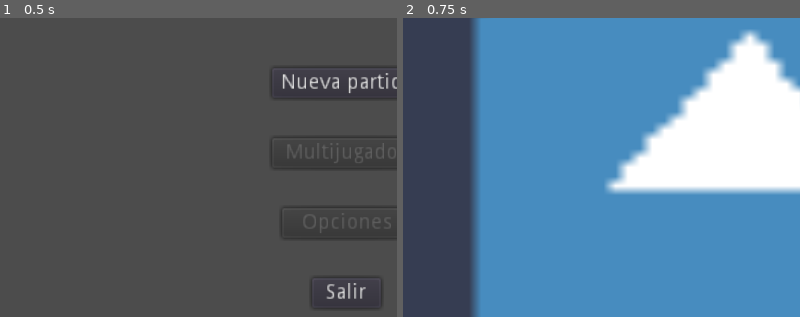
Above: before the commit, frames 1-2 (left to right).
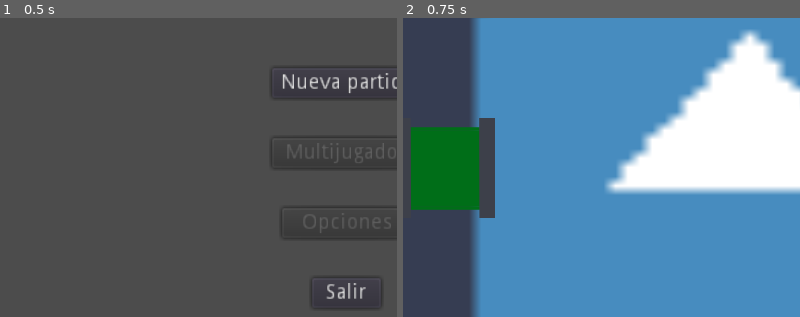
Above: after the commit, the same moments.

Repository: SergioJimenezM/proyectoTanks
Game: Godot game, scene res://escenas/MenuPrincipal.tscn
Two runs of this game, one before a commit and one after it. Both use one fixed random seed, a clock stepped at 60 frames per second and the inputs below. The engine's default icon, where the game draws it, is replaced by a stand-in: a white triangle on a blue panel in a dark square.
Inputs:
- Up to frame 1 (0.5 s): no input
- Up to frame 2 (0.75 s): click "Nueva partida" at 0.5 s
The pictures show only the part of the screen within x 7-57%, y 25-75%; the shares and areas given below are measured in that part.

Frame 1 is identical in both runs. In frame 2, 6.1% of the frame differs, in the area x 2-24%, y 33-67%.

Commit message:
balas funcionales, ya comunican el impacto, npc en escenario con posibilidad de recibir daño, ese daño no tiene comportamiento

Diff:
--- a/proyectoTanks/escenas/Mapa.tscn
+++ b/proyectoTanks/escenas/Mapa.tscn
@@ -4,10 +4,10 @@
 [ext_resource path="res://icon.png" type="Texture" id=2]
 
 [sub_resource type="RectangleShape2D" id=1]
-extents = Vector2( 380, 10 )
+extents = Vector2( 370, 10 )
 
 [sub_resource type="RectangleShape2D" id=2]
-extents = Vector2( 380, 10 )
+extents = Vector2( 370, 10 )
 
 [sub_resource type="RectangleShape2D" id=3]
 extents = Vector2( 10, 300 )
@@ -33,7 +33,7 @@
 }
 
 [node name="colisionSuperior" type="CollisionShape2D" parent="."]
-position = Vector2( 390, 8 )
+position = Vector2( 400, 8 )
 shape = SubResource( 1 )
 __meta__ = {
 "_edit_lock_": true
@@ -61,7 +61,7 @@
 }
 
 [node name="puntoDeSpawn2" type="Position2D" parent="."]
-position = Vector2( 80, 300 )
+position = Vector2( 100, 300 )
 __meta__ = {
 "_edit_lock_": true
 }
--- a/proyectoTanks/escenas/kbNPCprovicional.tscn
+++ b/proyectoTanks/escenas/kbNPCprovicional.tscn
@@ -2,7 +2,6 @@
 
 [ext_resource path="res://scripts/kbNPCprovicional.gd" type="Script" id=1]
 [ext_resource path="res://sprites/tankeEstructuraVerde.png" type="Texture" id=2]
-
 
 [sub_resource type="RectangleShape2D" id=1]
 extents = Vector2( 68.804, 82.5844 )
--- a/proyectoTanks/project.godot
+++ b/proyectoTanks/project.godot
@@ -45,6 +45,34 @@
 "events": [ Object(InputEventJoypadButton,"resource_local_to_scene":false,"resource_name":"","device":0,"button_index":1,"pressure":0.0,"pressed":false,"script":null)
  ]
 }
+ui_left={
+"deadzone": 0.5,
+"events": [ Object(InputEventKey,"resource_local_to_scene":false,"resource_name":"","device":0,"alt":false,"shift":false,"control":false,"meta":false,"command":false,"pressed":false,"scancode":16777231,"unicode":0,"echo":false,"script":null)
+, Object(InputEventJoypadButton,"resource_local_to_scene":false,"resource_name":"","device":0,"button_index":14,"pressure":0.0,"pressed":false,"script":null)
+, Object(InputEventKey,"resource_local_to_scene":false,"resource_name":"","device":0,"alt":false,"shift":false,"control":false,"meta":false,"command":false,"pressed":false,"scancode":65,"unicode":0,"echo":false,"script":null)
+ ]
+}
+ui_right={
+"deadzone": 0.5,
+"events": [ Object(InputEventKey,"resource_local_to_scene":false,"resource_name":"","device":0,"alt":false,"shift":false,"control":false,"meta":false,"command":false,"pressed":false,"scancode":16777233,"unicode":0,"echo":false,"script":null)
+, Object(InputEventJoypadButton,"resource_local_to_scene":false,"resource_name":"","device":0,"button_index":15,"pressure":0.0,"pressed":false,"script":null)
+, Object(InputEventKey,"resource_local_to_scene":false,"resource_name":"","device":0,"alt":false,"shift":false,"control":false,"meta":false,"command":false,"pressed":false,"scancode":68,"unicode":0,"echo":false,"script":null)
+ ]
+}
+ui_up={
+"deadzone": 0.5,
+"events": [ Object(InputEventKey,"resource_local_to_scene":false,"resource_name":"","device":0,"alt":false,"shift":false,"control":false,"meta":false,"command":false,"pressed":false,"scancode":16777232,"unicode":0,"echo":false,"script":null)
+, Object(InputEventJoypadButton,"resource_local_to_scene":false,"resource_name":"","device":0,"button_index":12,"pressure":0.0,"pressed":false,"script":null)
+, Object(InputEventKey,"resource_local_to_scene":false,"resource_name":"","device":0,"alt":false,"shift":false,"control":false,"meta":false,"command":false,"pressed":false,"scancode":87,"unicode":0,"echo":false,"script":null)
+ ]
+}
+ui_down={
+"deadzone": 0.5,
+"events": [ Object(InputEventKey,"resource_local_to_scene":false,"resource_name":"","device":0,"alt":false,"shift":false,"control":false,"meta":false,"command":false,"pressed":false,"scancode":16777234,"unicode":0,"echo":false,"script":null)
+, Object(InputEventJoypadButton,"resource_local_to_scene":false,"resource_name":"","device":0,"button_index":13,"pressure":0.0,"pressed":false,"script":null)
+, Object(InputEventKey,"resource_local_to_scene":false,"resource_name":"","device":0,"alt":false,"shift":false,"control":false,"meta":false,"command":false,"pressed":false,"scancode":83,"unicode":0,"echo":false,"script":null)
+ ]
+}
 ui_shoot={
 "deadzone": 0.5,
 "events": [ Object(InputEventKey,"resource_local_to_scene":false,"resource_name":"","device":0,"alt":false,"shift":false,"control":false,"meta":false,"command":false,"pressed":false,"scancode":16777237,"unicode":0,"echo":false,"script":null)
--- a/proyectoTanks/scripts/Mapa.gd
+++ b/proyectoTanks/scripts/Mapa.gd
@@ -2,6 +2,10 @@
 
 func _ready():
 	var spawn = get_node("puntoDeSpawn1")
+	var spawn2 = get_node("puntoDeSpawn2")
 	var tank = load("res://escenas/tankeJugador.tscn").instance()
+	var npc = load("res://escenas/kbNPCprovicional.tscn").instance()
 	tank.set_position(spawn.get_position())
+	npc.set_position(spawn2.get_position())
 	get_parent().add_child(tank)
+	get_parent().add_child(npc)
--- a/proyectoTanks/scripts/bala.gd
+++ b/proyectoTanks/scripts/bala.gd
@@ -11,5 +11,7 @@
 func _physics_process(delta):
 	var collision = move_and_collide(velocity*delta)
 	if collision:
+		if collision.collider.has_method("recibeDamages"):
+			collision.collider.recibeDamages()
 		queue_free()
 	pass
--- a/proyectoTanks/scripts/kbNPCprovicional.gd
+++ b/proyectoTanks/scripts/kbNPCprovicional.gd
@@ -18,6 +18,10 @@
 
 	pass
 
+func recibeDamages():
+	print("DAÑOOOOO")
+	pass
+
 func _physics_process(delta):
 
 	pass
